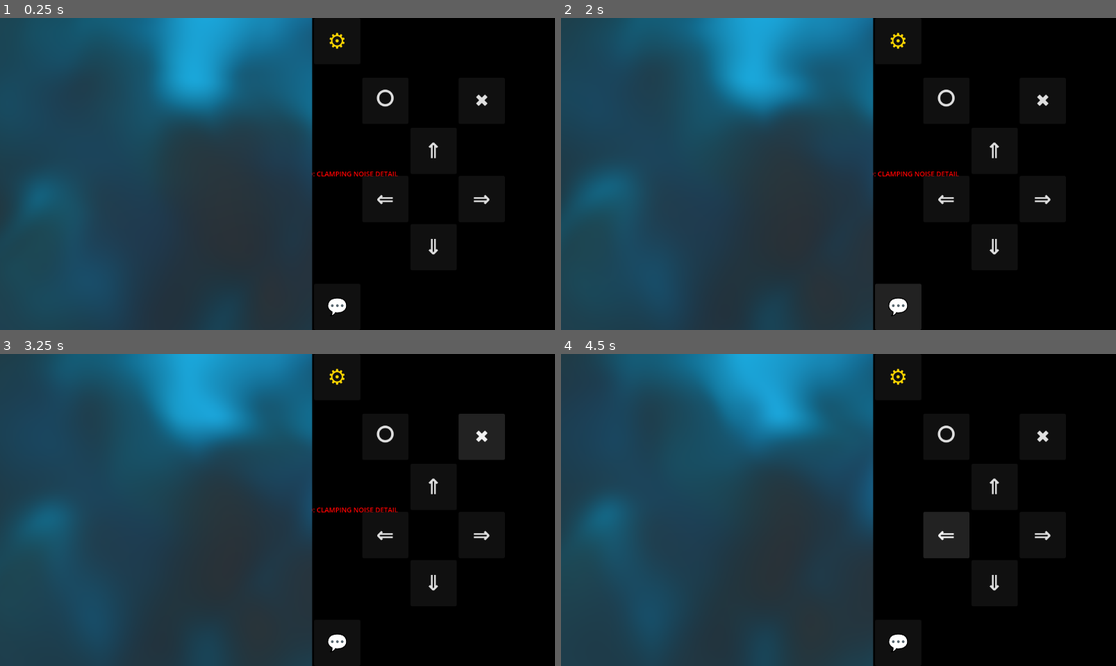
Above: before the commit, frames 1-4 (two rows, left to right).
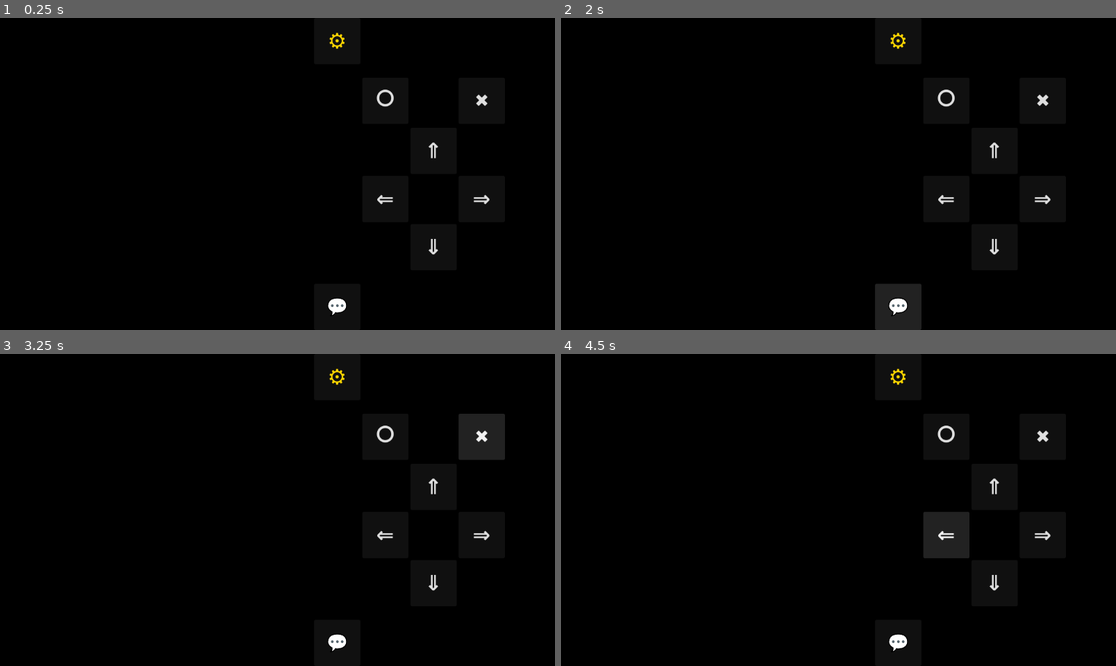
Above: after the commit, the same moments.

Repository: ocybin-solo/TATOOL
Game: Godot game, scene res://main.tscn
Two runs of this game, one before a commit and one after it. Both use one fixed random seed, a clock stepped at 60 frames per second and the inputs below.
Inputs:
- Up to frame 1 (0.25 s): no input
- Up to frame 2 (2 s): click "⚙" at 0.5 s; click "💬" at 1.25 s
- Up to frame 3 (3.25 s): click "⭘" at 2 s; click "✖" at 2.75 s
- Up to frame 4 (4.5 s): click "⇑" at 3.5 s; click "⇐" at 4.25 s

The runs differ from the first frame. In frame 1, 56% of the frame differs, in the area x 0-72%, y 0-100%; in frame 2, 56%; in frame 3, 56%; in frame 4, 56%.

Commit message:
Added DW variants!
Saving now before power gets blown out by the lightning

Diff:
--- a/ShaderLibrary.gd
+++ b/ShaderLibrary.gd
@@ -350,10 +350,15 @@
 # STARTER RECIPES
 # =========================================================================
 func _register_builtin_recipes() -> void:
-	_register("fbm", PASS_PATTERN, "DOMAIN-WARP FBM NOISE", SRC_FBM, false)
+	_register("fbm_static", PASS_PATTERN, "DOMAIN-WARP: LAYERED MIX", SRC_FBM, false)
+	_register("fbm_cosine", PASS_PATTERN, "DOMAIN-WARP: COSINE PALETTE", SRC_FBM_COSINE, false)
+	_register("fbm_chrono", PASS_PATTERN, "DOMAIN-WARP: CHRONO MORPH", SRC_FBM_CHRONO, false)
+	_register("fbm_cyber", PASS_PATTERN, "DOMAIN-WARP: CYBER VEINS", SRC_FBM_CYBER, false)
 	_register("kaleidoscope", PASS_WARP, "KALEIDOSCOPE REFLECTION", SRC_KALEIDOSCOPE, true)
 	_register("swirl", PASS_WARP, "RADIAL SWIRL", SRC_SWIRL, true)
 	_register("edge_glow", PASS_FILTER, "ANALOG EDGE GLOW", SRC_EDGE_GLOW, false)
+
+
 
 
 const SRC_FBM: String = """
@@ -384,7 +389,7 @@
 	}
 	return value;
 }
-vec4 fx_fbm(vec2 uv) {
+vec4 fx_fbm_static(vec2 uv) {
 	vec2 st = uv * u_warp_frequency;
 	float scaled_time = u_time * u_flow_speed;
 
@@ -404,6 +409,152 @@
 	vec4 final_mix = mix(dynamic_color, u_pattern_color, final_field_math);
 
 	// Maintain your original brightness multiplier shading curve
+	return final_mix * (final_field_math * 1.5 + 0.3);
+}
+"""
+const SRC_FBM_COSINE: String = """
+uniform vec2 u_warp_frequency = vec2(2.5, 2.5); // @label Warp Frequency | @min 0.1 | @max 12 | @sens 0.05
+uniform float u_warp_strength = 1.1; // @label Warp Strength | @min 0 | @max 4 | @sens 0.05
+uniform float u_noise_detail = 4.0; // @label Noise Detail | @min 1 | @max 5 | @sens 1
+uniform float u_flow_speed = 0.4; // @label Flow Speed | @min 0 | @max 3 | @sens 0.05
+uniform float u_palette_frequency = 1.0; // @label Color Density | @min 0.2 | @max 5.0 | @sens 0.05
+
+uniform vec4 u_color_a : source_color = vec4(0.5, 0.5, 0.5, 1.0); // @label Wave Center | @min 0 | @max 1 | @sens 0.02
+uniform vec4 u_color_b : source_color = vec4(0.5, 0.5, 0.5, 1.0); // @label Wave Amplitude | @min 0 | @max 1 | @sens 0.02
+uniform vec4 u_color_c : source_color = vec4(1.0, 1.0, 1.0, 1.0); // @label Wave Frequency | @min 0 | @max 2 | @sens 0.02
+uniform vec4 u_color_d : source_color = vec4(0.0, 0.33, 0.67, 1.0); // @label Wave Phase | @min 0 | @max 1 | @sens 0.02
+
+float fbm_hash2d(vec2 p) { return fract(sin(dot(p, vec2(127.1, 311.7))) * 43758.5453123); }
+float fbm_value_noise(vec2 p) {
+	vec2 i = floor(p); vec2 f = fract(p);
+	vec2 u = f * f * (3.0 - 2.0 * f);
+	return mix(mix(fbm_hash2d(i + vec2(0.0, 0.0)), fbm_hash2d(i + vec2(1.0, 0.0)), u.x),
+			   mix(fbm_hash2d(i + vec2(0.0, 1.0)), fbm_hash2d(i + vec2(1.0, 1.0)), u.x), u.y);
+}
+float fbm_octaves(vec2 p) {
+	float value = 0.0; float amplitude = 0.5; float frequency = 1.0;
+	for (int i = 0; i < 5; i++) {
+		if (float(i) >= u_noise_detail) break;
+		value += amplitude * fbm_value_noise(p * frequency);
+		frequency *= 2.0; amplitude *= 0.5;
+	}
+	return value;
+}
+vec4 fx_fbm_cosine(vec2 uv) {
+	vec2 st = uv * u_warp_frequency;
+	float scaled_time = u_time * u_flow_speed;
+	vec2 q = vec2(fbm_octaves(st + vec2(scaled_time * 0.2)), fbm_octaves(st + vec2(5.2, 1.3) + vec2(scaled_time * 0.15)));
+	vec2 r = vec2(fbm_octaves(st + u_warp_strength * q + vec2(1.7, 9.2) + vec2(scaled_time * 0.3)), fbm_octaves(st + u_warp_strength * q + vec2(8.3, 2.8) + vec2(scaled_time * 0.05)));
+	float final_field_math = fbm_octaves(st + u_warp_strength * r);
+
+	// Drive the cyclical cosine phase using a mix of the field map and the structural stretch
+	float t = (final_field_math + length(q) * 0.3) * u_palette_frequency;
+	vec3 cos_color = u_color_a.rgb + u_color_b.rgb * cos(6.28318 * (u_color_c.rgb * t + u_color_d.rgb));
+
+	return vec4(cos_color, 1.0) * (final_field_math * 1.5 + 0.3);
+}
+"""
+
+const SRC_FBM_CYBER: String = """
+uniform vec2 u_warp_frequency = vec2(2.5, 2.5); // @label Warp Frequency | @min 0.1 | @max 12 | @sens 0.05
+uniform float u_warp_strength = 1.1; // @label Warp Strength | @min 0 | @max 4 | @sens 0.05
+uniform float u_noise_detail = 4.0; // @label Noise Detail | @min 1 | @max 5 | @sens 1
+uniform float u_flow_speed = 0.4; // @label Flow Speed | @min 0 | @max 3 | @sens 0.05
+uniform float u_vein_density = 12.0; // @label Vein Density | @min 4 | @max 30 | @sens 0.5
+uniform float u_glow_sharpness = 0.85; // @label Glow Sharpness | @min 0.5 | @max 0.99 | @sens 0.01
+
+uniform vec4 u_color_base : source_color = vec4(0.01, 0.01, 0.03, 1.0); // @label Background Color | @min 0 | @max 1 | @sens 0.02
+uniform vec4 u_color_warp_q : source_color = vec4(0.05, 0.0, 0.15, 1.0); // @label Nebula Tint | @min 0 | @max 1 | @sens 0.02
+uniform vec4 u_pattern_color : source_color = vec4(0.0, 1.0, 0.8, 1.0); // @label Neon Vein Color | @min 0 | @max 1 | @sens 0.02
+
+float fbm_hash2d(vec2 p) { return fract(sin(dot(p, vec2(127.1, 311.7))) * 43758.5453123); }
+float fbm_value_noise(vec2 p) {
+	vec2 i = floor(p); vec2 f = fract(p);
+	vec2 u = f * f * (3.0 - 2.0 * f);
+	return mix(mix(fbm_hash2d(i + vec2(0.0, 0.0)), fbm_hash2d(i + vec2(1.0, 0.0)), u.x),
+			   mix(fbm_hash2d(i + vec2(0.0, 1.0)), fbm_hash2d(i + vec2(1.0, 1.0)), u.x), u.y);
+}
+float fbm_octaves(vec2 p) {
+	float value = 0.0; float amplitude = 0.5; float frequency = 1.0;
+	for (int i = 0; i < 5; i++) {
+		if (float(i) >= u_noise_detail) break;
+		value += amplitude * fbm_value_noise(p * frequency);
+		frequency *= 2.0; amplitude *= 0.5;
+	}
+	return value;
+}
+vec4 fx_fbm_cyber(vec2 uv) {
+	vec2 st = uv * u_warp_frequency;
+	float scaled_time = u_time * u_flow_speed;
+
+	vec2 q = vec2(fbm_octaves(st + vec2(scaled_time * 0.2)), fbm_octaves(st + vec2(5.2, 1.3) + vec2(scaled_time * 0.15)));
+	vec2 r = vec2(fbm_octaves(st + u_warp_strength * q + vec2(1.7, 9.2) + vec2(scaled_time * 0.3)), fbm_octaves(st + u_warp_strength * q + vec2(8.3, 2.8) + vec2(scaled_time * 0.05)));
+	float final_field_math = fbm_octaves(st + u_warp_strength * r);
+
+	// Create sharp electrical rings using a high-frequency sine wave driven by time
+	float pulse = sin(final_field_math * u_vein_density + u_time * 0.5) * 0.5 + 0.5;
+
+	// Smoothstep clamps it into highly defined glowing neon borders
+	float veins = smoothstep(u_glow_sharpness, u_glow_sharpness + 0.08, pulse);
+
+	// Deep cosmic background mix
+	vec4 dynamic_bg = mix(u_color_base, u_color_warp_q, final_field_math);
+
+	// Make veins brighter in areas where space is stretched heavily by r
+	float vein_mask = veins * (length(r) * 1.2 + 0.2);
+	vec4 final_mix = mix(dynamic_bg, u_pattern_color, clamp(vein_mask, 0.0, 1.0));
+
+	// Subtle background topography lighting
+	return final_mix + (final_field_math * u_color_warp_q * 0.3);
+}
+"""
+
+
+const SRC_FBM_CHRONO: String = """
+uniform vec2 u_warp_frequency = vec2(2.5, 2.5); // @label Warp Frequency | @min 0.1 | @max 12 | @sens 0.05
+uniform float u_warp_strength = 1.1; // @label Warp Strength | @min 0 | @max 4 | @sens 0.05
+uniform float u_noise_detail = 4.0; // @label Noise Detail | @min 1 | @max 5 | @sens 1
+uniform float u_flow_speed = 0.4; // @label Flow Speed | @min 0 | @max 3 | @sens 0.05
+uniform float u_color_morph_speed = 0.5; // @label Color Morph Speed | @min 0 | @max 4 | @sens 0.05
+
+uniform vec4 u_color_base : source_color = vec4(0.02, 0.02, 0.05, 1.0); // @label Base Color | @min 0 | @max 1 | @sens 0.02
+uniform vec4 u_color_warp_q : source_color = vec4(0.12, 0.0, 0.22, 1.0); // @label Distortion Color A | @min 0 | @max 1 | @sens 0.02
+uniform vec4 u_color_warp_r : source_color = vec4(0.0, 0.5, 0.5, 1.0); // @label Distortion Color B | @min 0 | @max 1 | @sens 0.02
+uniform vec4 u_pattern_color : source_color = vec4(0.1, 0.7, 0.9, 1.0); // @label Highlight Color | @min 0 | @max 1 | @sens 0.02
+
+float fbm_hash2d(vec2 p) { return fract(sin(dot(p, vec2(127.1, 311.7))) * 43758.5453123); }
+float fbm_value_noise(vec2 p) {
+	vec2 i = floor(p); vec2 f = fract(p);
+	vec2 u = f * f * (3.0 - 2.0 * f);
+	return mix(mix(fbm_hash2d(i + vec2(0.0, 0.0)), fbm_hash2d(i + vec2(1.0, 0.0)), u.x),
+			   mix(fbm_hash2d(i + vec2(0.0, 1.0)), fbm_hash2d(i + vec2(1.0, 1.0)), u.x), u.y);
+}
+float fbm_octaves(vec2 p) {
+	float value = 0.0; float amplitude = 0.5; float frequency = 1.0;
+	for (int i = 0; i < 5; i++) {
+		if (float(i) >= u_noise_detail) break;
+		value += amplitude * fbm_value_noise(p * frequency);
+		frequency *= 2.0; amplitude *= 0.5;
+	}
+	return value;
+}
+vec4 fx_fbm_chrono(vec2 uv) {
+	vec2 st = uv * u_warp_frequency;
+	float scaled_time = u_time * u_flow_speed;
+	vec2 q = vec2(fbm_octaves(st + vec2(scaled_time * 0.2)), fbm_octaves(st + vec2(5.2, 1.3) + vec2(scaled_time * 0.15)));
+	vec2 r = vec2(fbm_octaves(st + u_warp_strength * q + vec2(1.7, 9.2) + vec2(scaled_time * 0.3)), fbm_octaves(st + u_warp_strength * q + vec2(8.3, 2.8) + vec2(scaled_time * 0.05)));
+	float final_field_math = fbm_octaves(st + u_warp_strength * r);
+
+	// Cycle colors over time independently of pattern flow
+	float time_shift = sin(u_time * u_color_morph_speed) * 0.5 + 0.5;
+	vec4 evolving_base = mix(u_color_base, u_color_warp_q, time_shift);
+	vec4 evolving_warp = mix(u_color_warp_r, u_color_base, time_shift);
+
+	vec4 dynamic_color = mix(evolving_base, evolving_warp, clamp(length(q), 0.0, 1.0));
+	float angle_factor = (atan(r.y, r.x) + 3.14159) / 6.28318;
+	dynamic_color = mix(dynamic_color, u_color_warp_r, clamp(angle_factor * length(r), 0.0, 1.0));
+
+	vec4 final_mix = mix(dynamic_color, u_pattern_color, final_field_math);
 	return final_mix * (final_field_math * 1.5 + 0.3);
 }
 """
